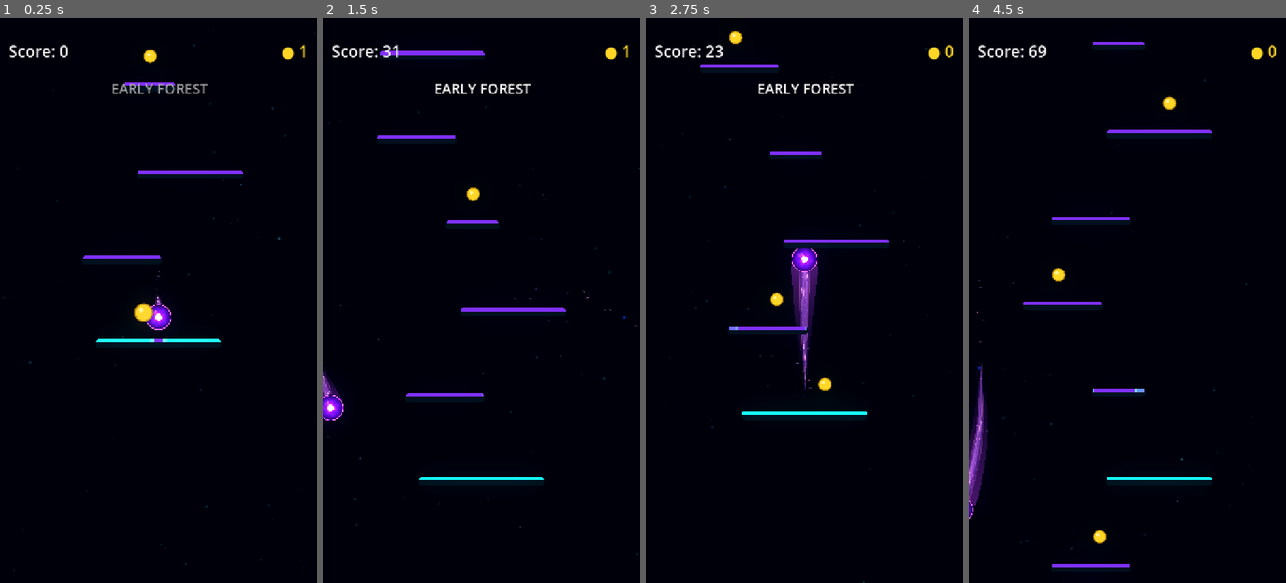
Above: before the commit, frames 1-4 (left to right).
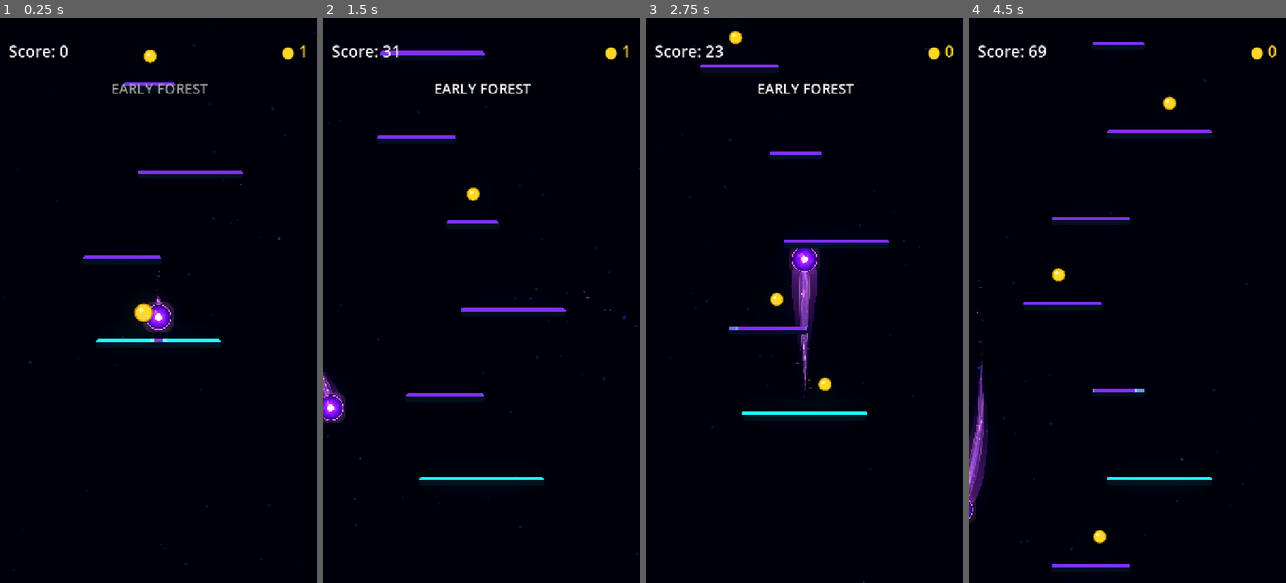
Above: after the commit, the same moments.

Repository: Kryodo/TowerJump
Game: Godot game, scene res://scenes/main.tscn
Two runs of this game, one before a commit and one after it. Both use one fixed random seed, a clock stepped at 60 frames per second and the inputs below.
Inputs (mouse positions are in pixels of both pictures, inside the frame that each line leads up to):
- Up to frame 1 (0.25 s): no input
- Up to frame 2 (1.5 s): move the mouse to (551, 272) at 0.52 s; hold Right (ui_right) 0.53-1.25 s; click (551, 272) at 0.67 s; drag from (418, 328) to (471, 193) at 1.27 s
- Up to frame 3 (2.75 s): click "Nochmal spielen" at 2 s
- Up to frame 4 (4.5 s): move the mouse to (1159, 176) at 2.77 s; hold Right (ui_right) 2.78-3.5 s; drag from (1111, 413) to (1057, 215) at 3.52 s; move the mouse to (1222, 385) at 4.27 s; hold Left (ui_left) from 4.28 s (still down)

The runs differ from the first frame. In frame 1, 0.1% of the frame differs, in the area x 45-55%, y 49-56%; in frame 2, 0.1%; in frame 3, 0.2%, in the area x 45-55%, y 40-67%; in frame 4, 0.2%.

Commit message:
Refine comet neck and add subtle orb rim halo

Diff:
--- a/scenes/ball.tscn
+++ b/scenes/ball.tscn
@@ -7,9 +7,10 @@
 [ext_resource type="Texture2D" uid="uid://bdjibaetopyy2" path="res://Assets/ball_mask.png" id="3_f7cbr"]
 [ext_resource type="Texture2D" uid="uid://cxkt5pn1abx0k" path="res://Assets/soft_energy_particle.png" id="4_jj7gd"]
 [ext_resource type="Texture2D" uid="uid://x4vri0ghb2xn" path="res://Assets/energy_particle_atlas.png" id="5_energy_atlas"]
+[ext_resource type="Shader" path="res://scenes/ball_rim_halo.gdshader" id="6_rim_halo"]
 
 [sub_resource type="Curve" id="Curve_iijjg"]
-_data = [Vector2(0, 0.9), 0.0, 5.0, 0, 1, Vector2(0.045, 1.12), 5.0, 2.0, 1, 1, Vector2(0.12, 1.25), 2.0, 0.0, 1, 1, Vector2(0.3, 1.03), 0.0, -1.0, 1, 1, Vector2(0.58, 0.56), -1.0, …(121 unchanged characters)…
+_data = [Vector2(0, 0.56), 0.0, 5.0, 0, 1, Vector2(0.045, 0.82), 5.0, 2.0, 1, 1, Vector2(0.12, 1.15), 2.0, 0.0, 1, 1, Vector2(0.22, 1.22), 0.0, -0.5, 1, 1, Vector2(0.36, 0.98), -0.5, -1.0, 1, 1, Vector2(0.58, 0.56), -1.0, …(121 unchanged characters)…
 point_count = 8
 
 [sub_resource type="Gradient" id="Gradient_f7kxq"]
@@ -37,8 +38,12 @@
 shader_parameter/filament_strength = 1.9
 shader_parameter/palette_mode = 0
 
+[sub_resource type="ShaderMaterial" id="ShaderMaterial_rim_halo"]
+shader = ExtResource("6_rim_halo")
+shader_parameter/palette_mode = 1
+
 [sub_resource type="Curve" id="Curve_comet_core"]
-_data = [Vector2(0, 0.62), 0.0, 5.0, 0, 1, Vector2(0.045, 0.92), 5.0, 2.0, 1, 1, Vector2(0.12, 1.15), 2.0, 0.0, 1, 1, Vector2(0.3, 0.96), 0.0, -1.0, 1, 1, Vector2(0.58, 0.52), -1.0, …(83 unchanged characters)…
+_data = [Vector2(0, 0.34), 0.0, 5.0, 0, 1, Vector2(0.045, 0.58), 5.0, 2.0, 1, 1, Vector2(0.12, 0.98), 2.0, 0.0, 1, 1, Vector2(0.22, 1.08), 0.0, -0.5, 1, 1, Vector2(0.34, 0.94), -0.5, -1.0, 1, 1, Vector2(0.58, 0.52), -1.0, …(83 unchanged characters)…
 point_count = 7
 
 [sub_resource type="Curve" id="Curve_f7kxq"]
@@ -174,6 +179,12 @@
 
 [node name="CollisionShape2D" type="CollisionShape2D" parent="." unique_id=1403364382]
 
+[node name="RimHalo" type="Sprite2D" parent="." unique_id=2025838926]
+material = SubResource("ShaderMaterial_rim_halo")
+z_index = -2
+scale = Vector2(0.54, 0.54)
+texture = ExtResource("3_f7cbr")
+
 [node name="TrailVisual" type="Node2D" parent="." unique_id=2025838925]
 z_index = -1
 script = ExtResource("2_4dx81")
--- /dev/null
+++ b/scenes/ball_rim_halo.gdshader
@@ -0,0 +1,35 @@
+shader_type canvas_item;
+
+// Low-key outer energy field for the ball. The sprite is drawn behind the orb,
+// with its own larger scale so only the soft region beyond the rim remains visible.
+uniform int palette_mode = 1;
+
+void fragment() {
+	vec2 p = UV * 2.0 - 1.0;
+	float angle = atan(p.y, p.x);
+	float time = TIME;
+	float d = length(p);
+
+	// Very small angular distortion keeps this reading as energy rather than a ring.
+	float ripple =
+		0.012 * sin(angle * 3.0 - time * 0.8)
+		+ 0.006 * sin(angle * 5.0 + time * 1.1);
+	float radius = d + ripple;
+
+	float inner_fade = smoothstep(0.80, 0.93, radius);
+	float outer_fade = 1.0 - smoothstep(1.00, 1.28, radius);
+	float halo = inner_fade * outer_fade;
+
+	float breathing = 0.5 + 0.5 * sin(time * 1.15 + 0.6);
+	float flow = 0.90 + 0.10 * (0.5 + 0.5 * sin(angle * 3.0 - time * 0.75));
+
+	vec3 halo_color;
+	if (palette_mode == 1) {
+		halo_color = vec3(2.7, 0.72, 4.5);
+	} else {
+		halo_color = vec3(0.30, 2.7, 4.5);
+	}
+
+	float alpha = halo * mix(0.095, 0.15, breathing) * flow;
+	COLOR = vec4(halo_color * flow, alpha);
+}
--- a/scenes/ball_trail_energy.gdshader
+++ b/scenes/ball_trail_energy.gdshader
@@ -192,7 +192,7 @@
 	float edge_waver =
 		0.78 + 0.22 * sin(uv.x * 25.0 - time * 1.7 + sin(uv.x * 8.0 + time * 0.4));
 	float edge_strength = edge_ridge * edge_waver * trail_fade;
-	energy = max(energy, edge_strength * 0.32);
+	energy = max(energy, edge_strength * 0.42);
 
 
 	// Palette-matched energy stream: saturated blue or rich violet.
@@ -222,7 +222,7 @@
 	);
 
 	// Additive HDR accents stay subtle at rest but connect to the orb's bright rim.
-	final_color += edge_color * edge_strength * 0.34;
+	final_color += edge_color * edge_strength * 0.43;
 
 	COLOR = vec4(
 		final_color,
--- a/scripts/ball_trail.gd
+++ b/scripts/ball_trail.gd
@@ -6,7 +6,7 @@
 ## This script only controls visuals; ball movement and collision remain in ball.gd.
 
 @export_category("Trail History")
-@export var max_points: int = 30
+@export var max_points: int = 27
 @export var min_distance: float = 2.0
 @export var max_segment_distance: float = 120.0
 @export_range(0.0, 40.0, 1.0) var trail_head_offset: float = 28.0
@@ -20,6 +20,7 @@
 @onready var _wisp_left: Line2D = $WispLeft
 @onready var _wisp_right: Line2D = $WispRight
 @onready var _ball_visual: Sprite2D = get_parent().get_node("Visual") as Sprite2D
+@onready var _rim_halo: Sprite2D = get_parent().get_node_or_null("RimHalo") as Sprite2D
 
 var _points: Array[Vector2] = []
 var _particle_emitters: Array[GPUParticles2D] = []
@@ -232,6 +233,11 @@
 		orb_material.set_shader_parameter("palette_mode", visual_palette)
 		_ball_visual.material = orb_material
 
+	if _rim_halo != null:
+		var halo_material := _rim_halo.material as ShaderMaterial
+		if halo_material != null:
+			halo_material.set_shader_parameter("palette_mode", visual_palette)
+
 	var energy_material := _energy_line.material as ShaderMaterial
 	if energy_material != null:
 		energy_material = energy_material.duplicate() as ShaderMaterial
